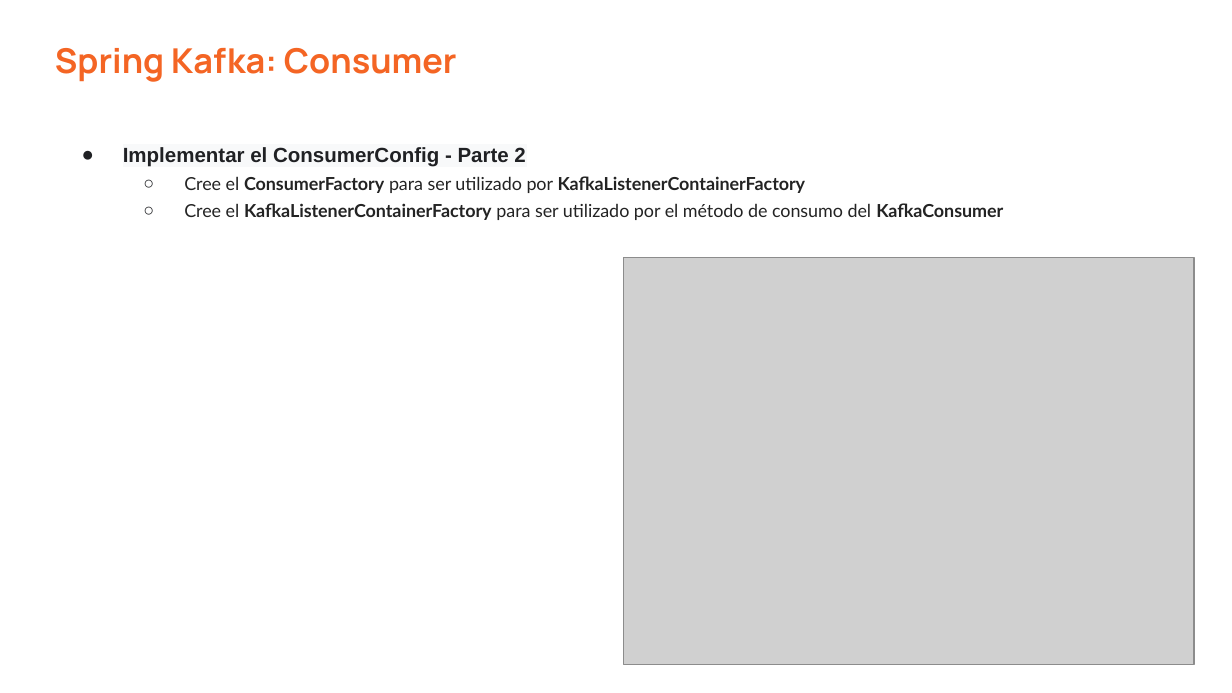
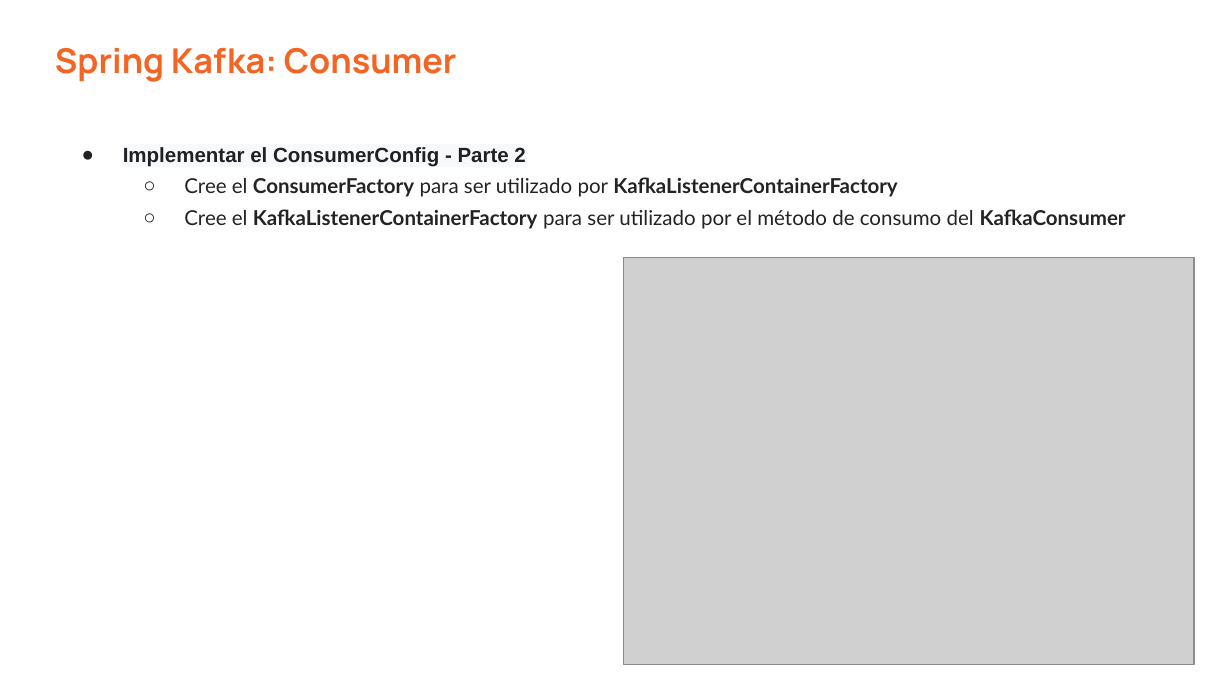
Before and after one commit to vass-engineering/101-kafka, a slide deck: slide 37 of docs/KafkaClients-Producer-Consumer.pptx. Drawn at 1232x693 pixels with LibreOffice and Linux fonts; fonts in the diff are those of the drawing; grey boxes stand for pictures. Boxes give left, top, right and bottom in pixels: in the first picture for what was removed or moved away, otherwise in the second. Text is boxed around its words. In the diff, an @@ line names an element or a change of style, - is before the commit and + after.

```diff
--- a/docs/KafkaClients-Producer-Consumer.pptx
+++ b/docs/KafkaClients-Producer-Consumer.pptx
@@ text at (184,177,1126,229): size 10.5 to 12 pt in "Cree el ConsumerFactory para ser utilizado por ...", "Cree el KafkaListenerContainerFactory para ser utilizado por ..."; bullet colour #202124 to #232323 @@
```
Also in this commit, not shown: 6 other slides changed.
